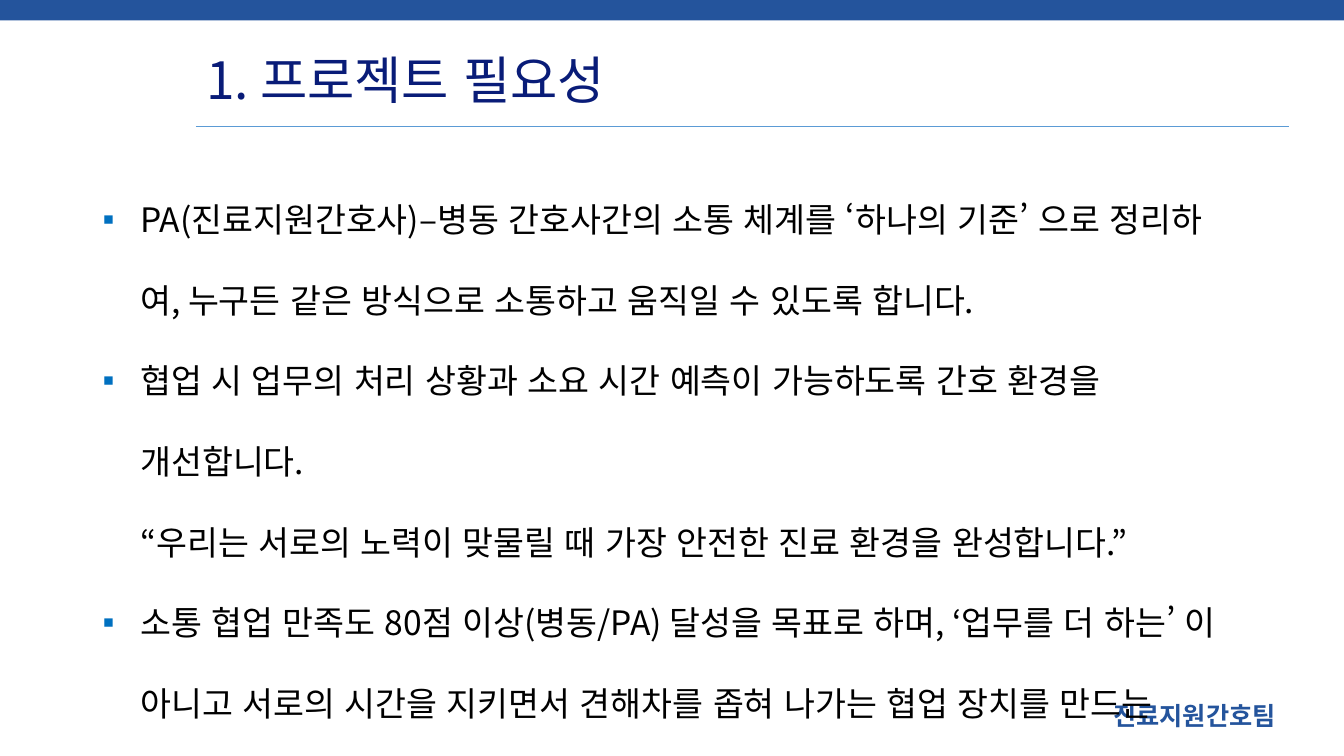
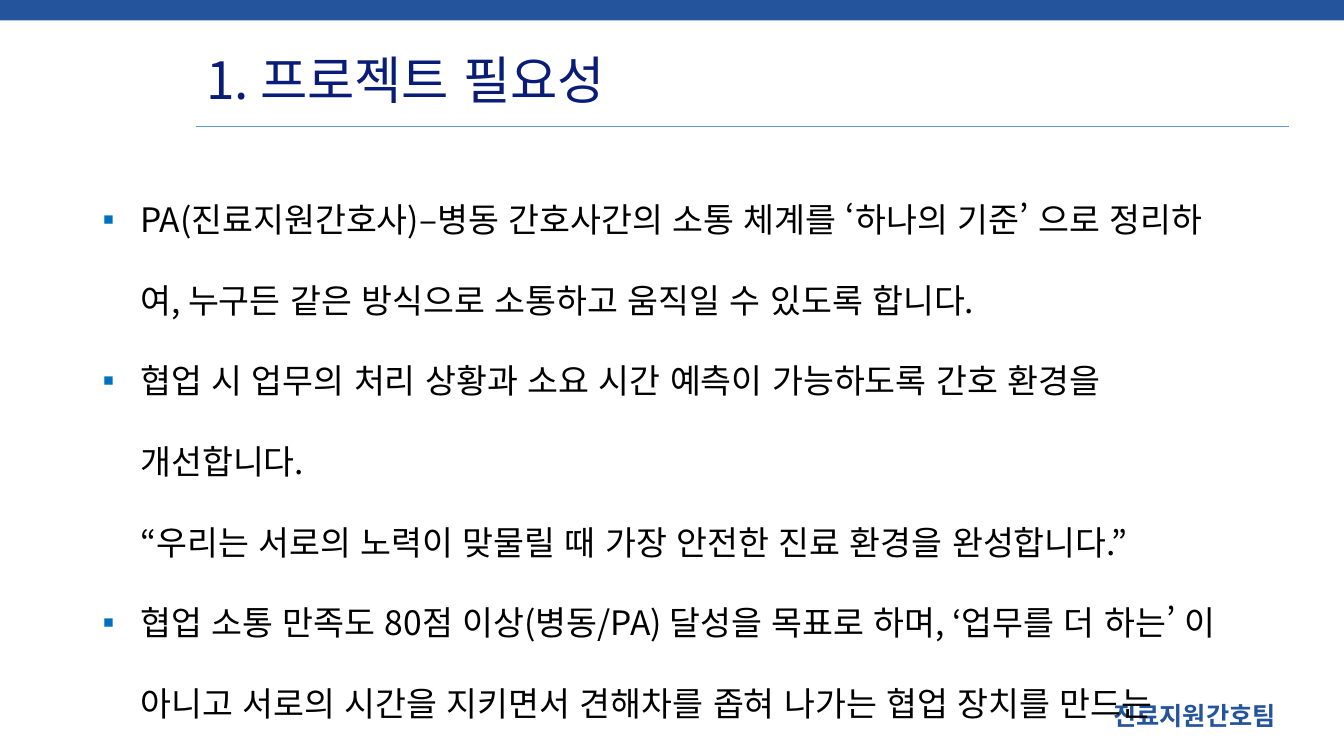
Before and after one commit to SCHCAQI/2026-QI, a slide deck: slide 3 of documents/3.7 병동 간담회 진료지원간호팀 2026 QI.pptx. Drawn at 1344x756 pixels with LibreOffice and Linux fonts; fonts in the diff are those of the drawing; background and template pictures are left out. Boxes give left, top, right and bottom in pixels: in the first picture for what was removed or moved away, otherwise in the second. Text is boxed around its words. In the diff, an @@ line names an element or a change of style, - is before the commit and + after.

```diff
--- a/documents/3.7 병동 간담회 진료지원간호팀 2026 QI.pptx
+++ b/documents/3.7 병동 간담회 진료지원간호팀 2026 QI.pptx
@@ text at bbox=[140, 605, 1216, 725]: text changed @@
-▪ 소통 협업 만족도 80점 이상(병동/PA) 달성을 목표로 하며, ‘업무를 더 하는’ 이 아니고 서로의 시간을 지키면서 견해차를 좁혀 나가는 협업 장치를 만드는 활동입니다.
+▪ 협업 소통 만족도 80점 이상(병동/PA) 달성을 목표로 하며, ‘업무를 더 하는’ 이 아니고 서로의 시간을 지키면서 견해차를 좁혀 나가는 협업 장치를 만드는 활동입니다.
```
Also in this commit, not shown: 5 other slides changed, 2 other files.
